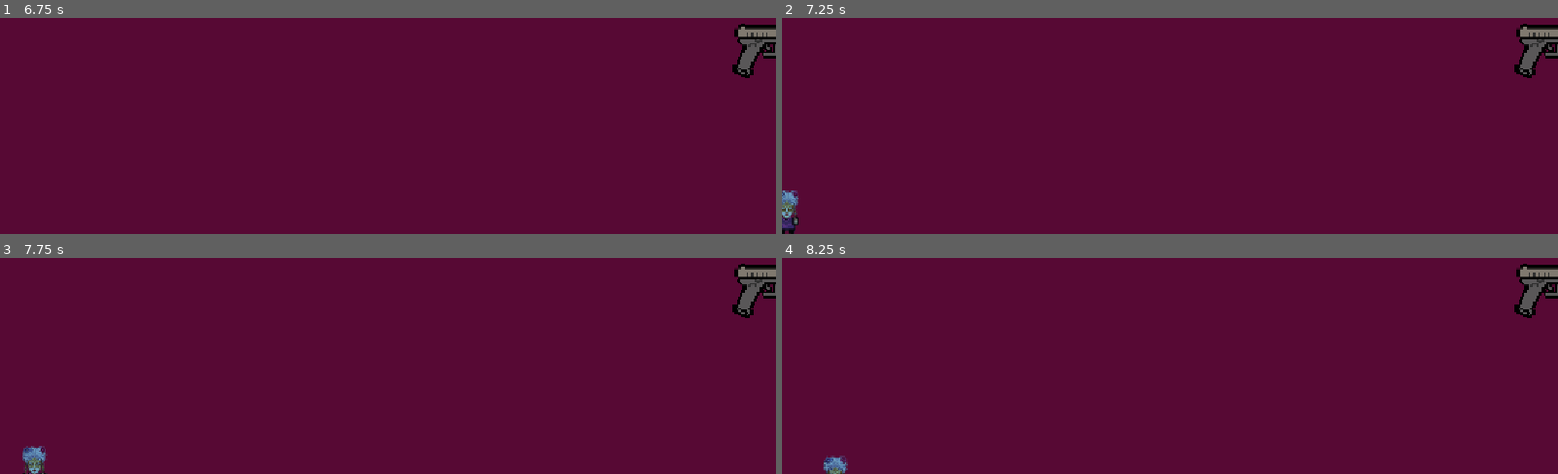
Above: before the commit, frames 1-4 (two rows, left to right).
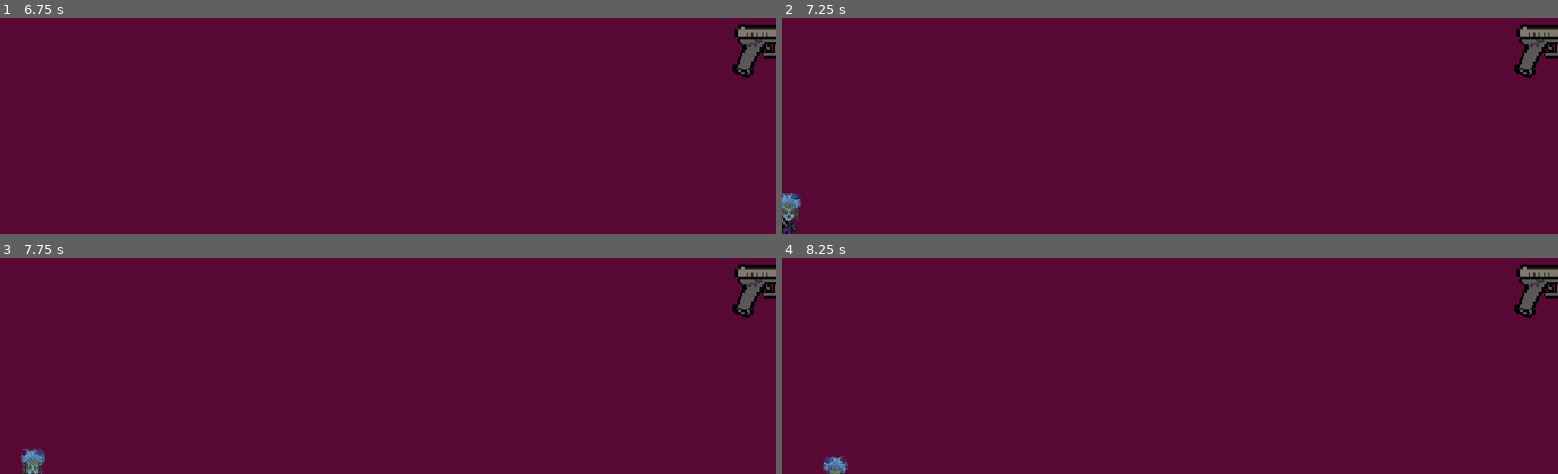
Above: after the commit, the same moments.

Repository: Tijana0/Last-One-Dancing
Game: Godot game, scene res://scenes/game_room.tscn
Same seed, same stepped clock (60 frames per second), same inputs: the game is played once before the commit and once after it. This scene is started directly instead of the project's main scene. The engine's default icon, where the game draws it, is replaced by a stand-in: a white triangle on a blue panel in a dark square.
Inputs:
- Up to frame 1 (6.75 s): tap Enter (ui_accept) at 0.5, 0.77, 1.25, 1.52, 2, 2.75, 3.02, 3.5, 3.77, 4.25, 4.52, 6.02 s; hold Right (ui_right) 0.53-1.28 s; tap F (dance) at 0.6, 2.85, 5.1 s; hold Down (ui_down) 1.28-2.03 s; tap Space at 1.35, 5.85 s; hold Right (ui_right) 2.03-2.78 s; hold E 2.03-2.78 s; hold Up (ui_up) 2.78-3.53 s; hold Space 3.53-4.28 s; hold Left (ui_left) 3.53-5.03 s; tap K (kill) at 4.15 s; tap E at 4.35 s; hold Down (ui_down) 5.03-5.78 s; hold Right (ui_right) 5.78-6.53 s; hold Up (ui_up) from 6.53 s (still down); hold E from 6.53 s (still down)
- Up to frame 2 (7.25 s): keep holding Up (ui_up); keep holding E; tap Enter (ui_accept) at 6.77 s
- Up to frame 3 (7.75 s): release Up (ui_up) at 7.28 s; release E at 7.28 s; hold Right (ui_right) from 7.28 s (still down); tap F (dance) at 7.35 s; tap Enter (ui_accept) at 7.52 s
- Up to frame 4 (8.25 s): release Right (ui_right) at 8.03 s; hold Down (ui_down) from 8.03 s (still down); hold Space from 8.03 s (still down)

Frame 1 is identical in both runs. In frame 2, 0.4% of the frame differs, in the area x 0-3%, y 79-100%; in frame 3, 0.3%; in frame 4, nothing differs.

Commit message:
fix: update animation names in player.gd and npc.gd to match .tres files
walk_side → walk_left/walk_right for mask1 & mask2 (which have separate
directional sprites); masks 3-5 keep walk_side with flip_h.
mask1 kill → kill_front/back/left/right based on last_facing direction;
masks 2-5 keep bare kill. Adds get_walk_anim() and get_kill_anim() helpers
to both scripts; flip_h is only applied for masks that use walk_side.

Diff:
--- a/scripts/npc.gd
+++ b/scripts/npc.gd
@@ -22,6 +22,7 @@
 var is_dancing = false
 var forced_dance = false
 var is_dying = false
+var last_facing: Vector2 = Vector2.DOWN
 
 @onready var sprite = $Body
 @onready var animated_sprite = $AnimatedSprite
@@ -73,15 +74,16 @@
 		if animated_sprite:
 			if velocity.length() > 0:
 				var norm = move_direction.normalized()
-				if abs(norm.x) > abs(norm.y):
-					animated_sprite.flip_h = norm.x < 0
-					if animated_sprite.animation != "walk_side":
-						animated_sprite.play("walk_side")
+				last_facing = norm
+				var anim = get_walk_anim(norm)
+				if mask_index >= 3:
+					animated_sprite.flip_h = (anim == "walk_side" and norm.x < 0)
 				else:
 					animated_sprite.flip_h = false
-					if animated_sprite.animation != "walk_front":
-						animated_sprite.play("walk_front")
+				if animated_sprite.animation != anim:
+					animated_sprite.play(anim)
 			else:
+				animated_sprite.flip_h = false
 				if animated_sprite.animation != "idle":
 					animated_sprite.play("idle")
 	else:
@@ -129,10 +131,11 @@
 	remove_from_group("npcs")
 	$CollisionShape2D.set_deferred("disabled", true)
 
-	if animated_sprite and animated_sprite.sprite_frames \
-			and animated_sprite.sprite_frames.has_animation("kill"):
-		animated_sprite.play("kill")
-		await animated_sprite.animation_finished
+	if animated_sprite and animated_sprite.sprite_frames:
+		var kanim = get_kill_anim()
+		if animated_sprite.sprite_frames.has_animation(kanim):
+			animated_sprite.play(kanim)
+			await animated_sprite.animation_finished
 
 	queue_free()
 
@@ -153,6 +156,31 @@
 		var angle = randf() * TAU  # TAU is 2*PI (360 degrees)
 		move_direction = Vector2(cos(angle), sin(angle))
 
+func get_walk_anim(norm: Vector2) -> String:
+	if mask_index == 1 or mask_index == 2:
+		if abs(norm.x) > abs(norm.y):
+			return "walk_right" if norm.x > 0 else "walk_left"
+		elif norm.y < 0 and mask_index == 1:
+			return "walk_back"
+		else:
+			return "walk_front"
+	else:
+		if abs(norm.x) > abs(norm.y):
+			return "walk_side"
+		else:
+			return "walk_front"
+
+func get_kill_anim() -> String:
+	if mask_index == 1:
+		if abs(last_facing.x) > abs(last_facing.y):
+			return "kill_right" if last_facing.x > 0 else "kill_left"
+		elif last_facing.y < 0:
+			return "kill_back"
+		else:
+			return "kill_front"
+	else:
+		return "kill"
+
 # --- NETWORK SYNC ---
 func _process(delta):
 	if multiplayer.is_server():
--- a/scripts/player.gd
+++ b/scripts/player.gd
@@ -18,6 +18,7 @@
 
 # --- KILL ANIMATION ---
 var is_killing: bool = false
+var last_facing: Vector2 = Vector2.DOWN
 
 # --- DANCE SYSTEM PROPERTIES ---
 @export var dance_range = 150.0
@@ -186,15 +187,16 @@
 	if animated_sprite and not is_dancing and not is_killing:
 		if velocity.length() > 0:
 			var norm = velocity.normalized()
-			if abs(norm.x) > abs(norm.y):
-				animated_sprite.flip_h = norm.x < 0
-				if animated_sprite.animation != "walk_side":
-					animated_sprite.play("walk_side")
+			last_facing = norm
+			var anim = get_walk_anim(norm)
+			if mask_index >= 3:
+				animated_sprite.flip_h = (anim == "walk_side" and norm.x < 0)
 			else:
 				animated_sprite.flip_h = false
-				if animated_sprite.animation != "walk_front":
-					animated_sprite.play("walk_front")
-		else:
+			if animated_sprite.animation != anim:
+				animated_sprite.play(anim)
+		else:
+			animated_sprite.flip_h = false
 			if animated_sprite.animation != "idle":
 				animated_sprite.play("idle")
 
@@ -325,11 +327,36 @@
 		animated_sprite.play("idle")
 		animated_sprite.modulate = Color(randf(), randf(), randf())
 
+func get_walk_anim(norm: Vector2) -> String:
+	if mask_index == 1 or mask_index == 2:
+		if abs(norm.x) > abs(norm.y):
+			return "walk_right" if norm.x > 0 else "walk_left"
+		elif norm.y < 0 and mask_index == 1:
+			return "walk_back"
+		else:
+			return "walk_front"
+	else:
+		if abs(norm.x) > abs(norm.y):
+			return "walk_side"
+		else:
+			return "walk_front"
+
+func get_kill_anim() -> String:
+	if mask_index == 1:
+		if abs(last_facing.x) > abs(last_facing.y):
+			return "kill_right" if last_facing.x > 0 else "kill_left"
+		elif last_facing.y < 0:
+			return "kill_back"
+		else:
+			return "kill_front"
+	else:
+		return "kill"
+
 func play_kill_animation() -> void:
 	if not animated_sprite:
 		return
 	is_killing = true
-	animated_sprite.play("kill")
+	animated_sprite.play(get_kill_anim())
 	await animated_sprite.animation_finished
 	is_killing = false
 	if animated_sprite and animated_sprite.animation != "idle":
@@ -445,10 +472,11 @@
 		set_physics_process(false)
 
 		# Play kill animation before hiding
-		if animated_sprite and animated_sprite.sprite_frames \
-				and animated_sprite.sprite_frames.has_animation("kill"):
-			animated_sprite.play("kill")
-			await animated_sprite.animation_finished
+		if animated_sprite and animated_sprite.sprite_frames:
+			var kanim = get_kill_anim()
+			if animated_sprite.sprite_frames.has_animation(kanim):
+				animated_sprite.play(kanim)
+				await animated_sprite.animation_finished
 
 		visible = false
 
